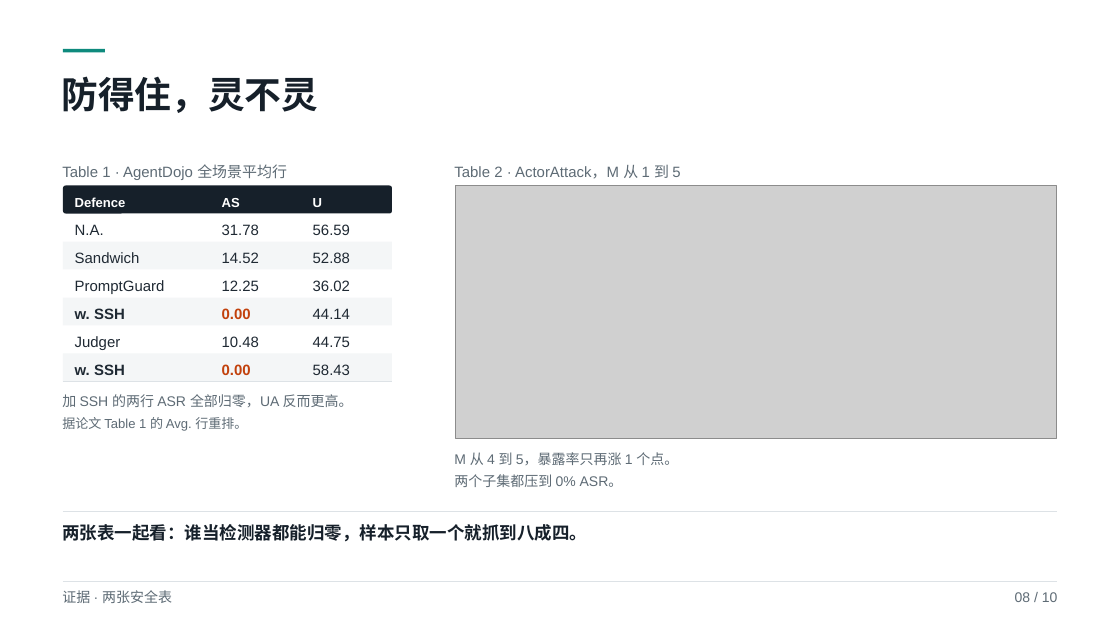
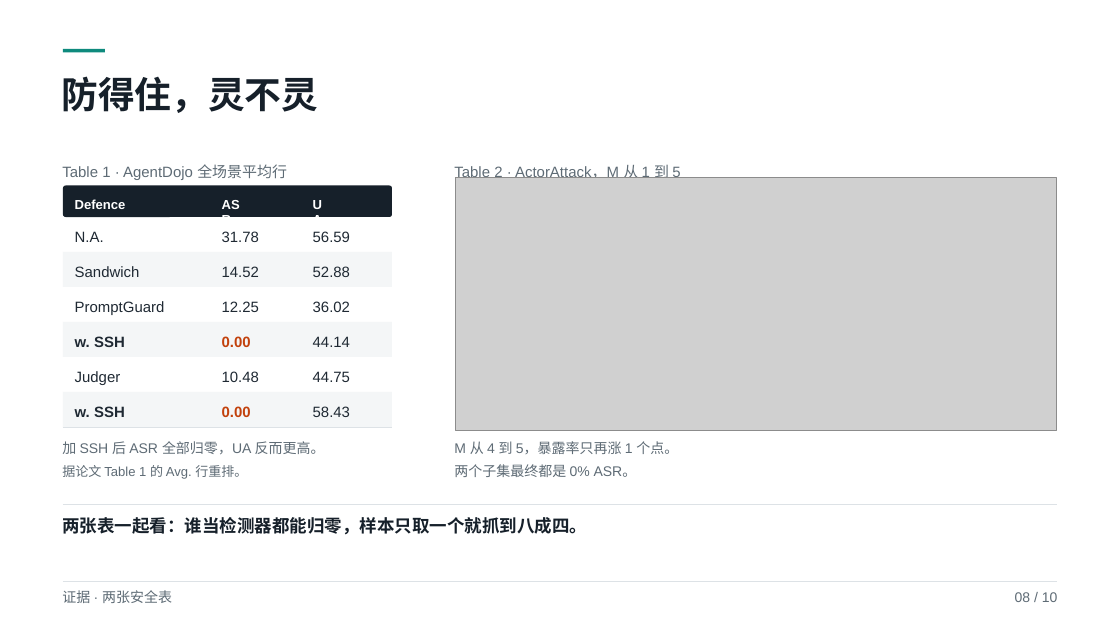
Before and after one commit to yiiiiiii1/multi-agent-remote-sensing, a slide deck: slide 8 of 阶段2-卫星多智能体防御/presentations/SSH精读.pptx. Drawn at 1120x630 pixels with LibreOffice and Linux fonts; fonts in the diff are those of the drawing; grey boxes stand for pictures. Boxes give left, top, right and bottom in pixels: in the first picture for what was removed or moved away, otherwise in the second. Text is boxed around its words. In the diff, an @@ line names an element or a change of style, - is before the commit and + after.

Commit message:
P08 对齐：Table 2 裁图顶部有 17px 留白导致比 Table 1 低 9px，上移抵消；左表行高改 40 使两表底边齐；两列表注统一从 516 起

```diff
--- a/阶段2-卫星多智能体防御/presentations/SSH精读.pptx
+++ b/阶段2-卫星多智能体防御/presentations/SSH精读.pptx
@@ picture: place and size @@
-picture at <box>455,186,1056,439</box>
+picture at <box>455,177,1056,430</box>
@@ rounded rectangle: place and size @@
-rounded rectangle at <box>63,186,392,213</box>
+rounded rectangle at <box>63,186,392,218</box>
@@ rounded rectangle at <box>63,186,392,218</box>: proportions changed @@
@@ 3 texts: place and size @@
-3 texts at <box>75,224,350,235</box>
+3 texts at <box>75,231,350,242</box>
@@ rectangle: place and size @@
-rectangle at <box>63,242,392,270</box>
+rectangle at <box>63,252,392,287</box>
@@ 3 texts: place and size @@
-3 texts at <box>75,252,350,263</box>
+3 texts at <box>75,266,350,277</box>
@@ 3 texts: place and size @@
-3 texts at <box>75,280,350,294</box>
+3 texts at <box>75,301,350,315</box>
@@ rectangle: place and size @@
-rectangle at <box>63,297,392,325</box>
+rectangle at <box>63,322,392,357</box>
@@ 3 texts: place and size @@
-3 texts at <box>75,308,350,319</box>
+3 texts at <box>75,336,350,347</box>
@@ 3 texts: place and size @@
-3 texts at <box>75,336,350,350</box>
+3 texts at <box>75,371,350,385</box>
@@ rectangle: place and size @@
-rectangle at <box>63,354,392,381</box>
+rectangle at <box>63,392,392,428</box>
@@ 3 texts: place and size @@
-3 texts at <box>75,364,350,375</box>
+3 texts at <box>75,406,350,417</box>
@@ text at <box>62,441,325,454</box>: text changed @@
-加 SSH 的两行 ASR 全部归零，UA 反而更高。
+加 SSH 后 ASR 全部归零，UA 反而更高。
@@ freeform shape: place and size @@
-freeform shape at <box>63,381,392,382</box>
+freeform shape at <box>63,427,392,428</box>
@@ text "M 从 4 到 5，暴露率只再涨 ...": place and size @@
-text "M 从 4 到 5，暴露率只再涨 ..." at <box>454,452,678,465</box>
+text "M 从 4 到 5，暴露率只再涨 ..." at <box>454,441,678,454</box>
@@ text "据论文 Table 1 的 Avg. ...": place and size @@
-text "据论文 Table 1 的 Avg. ..." at <box>62,417,247,431</box>
+text "据论文 Table 1 的 Avg. ..." at <box>62,465,247,479</box>
@@ text at <box>454,464,637,477</box>: text changed @@
-两个子集都压到 0% ASR。
+两个子集最终都是 0% ASR。
@@ freeform shape: place and size @@
-freeform shape at <box>63,511,1057,512</box>
+freeform shape at <box>63,504,1057,505</box>
@@ text "两张表一起看：谁当检测器都能归零，样本只取一个就抓到八成四。": place and size @@
-text "两张表一起看：谁当检测器都能归零，样本只取一个就抓到八成四。" at <box>62,524,587,542</box>
+text "两张表一起看：谁当检测器都能归零，样本只取一个就抓到八成四。" at <box>62,517,587,535</box>
```
Also in this commit, not shown: 17 other files.
